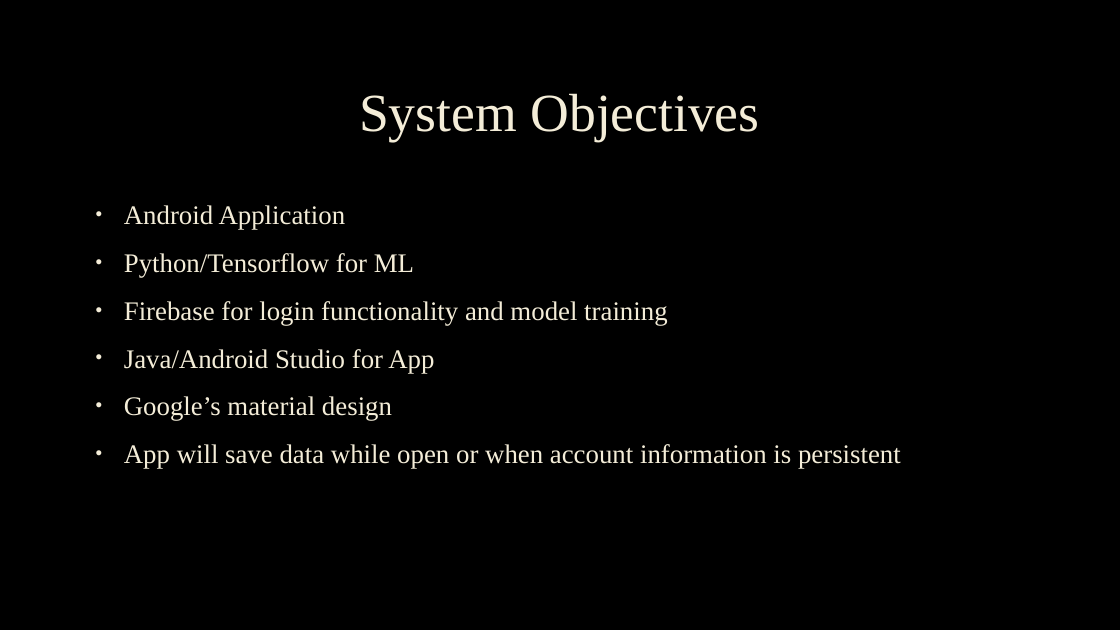
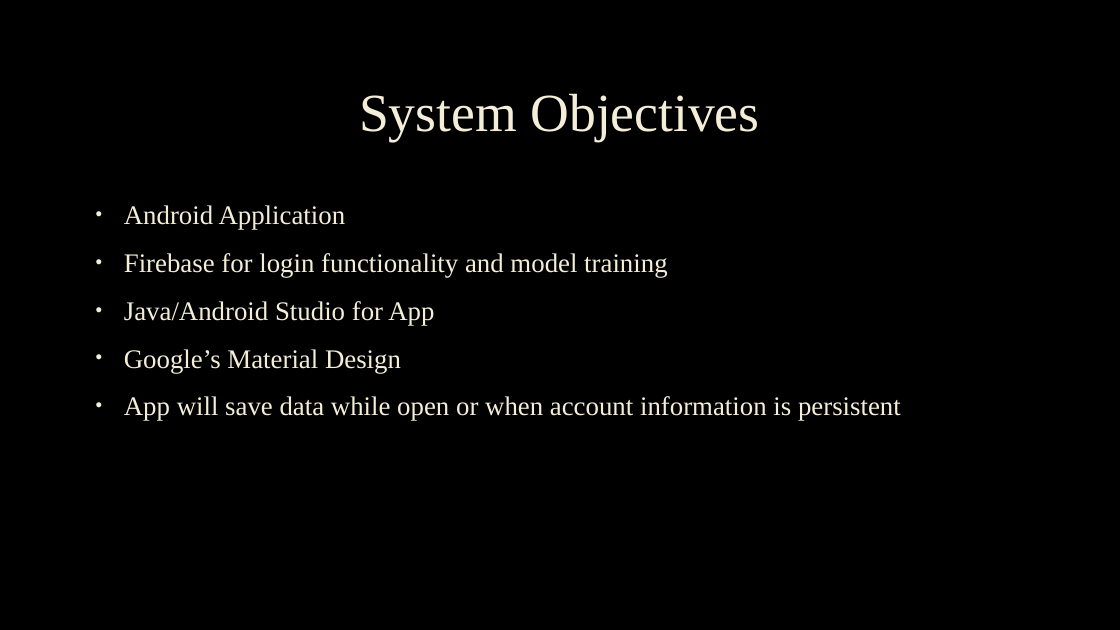
Before and after one commit to willpanderson/Auto-Learn, a slide deck: slide 5 of Documentation/Increment4_Final Binder/Auto-Learn_PCP_002_3310Term2020.pptx. Drawn at 1120x630 pixels with LibreOffice and Linux fonts; fonts in the diff are those of the drawing; background and template pictures are left out. Boxes give left, top, right and bottom in pixels: in the first picture for what was removed or moved away, otherwise in the second. Text is boxed around its words. In the diff, an @@ line names an element or a change of style, - is before the commit and + after.

Commit message:
Fixed Typos
Fixed typos in PPT and final binder

```diff
--- a/Documentation/Increment4_Final Binder/Auto-Learn_PCP_002_3310Term2020.pptx
+++ b/Documentation/Increment4_Final Binder/Auto-Learn_PCP_002_3310Term2020.pptx
@@ text at [124,253,414,278]: paragraph removed @@
-• Python/Tensorflow for ML
@@ text at [124,349,401,373]: text changed @@
-• Google’s material design
+• Google’s Material Design
```
Also in this commit, not shown: 1 other file.
